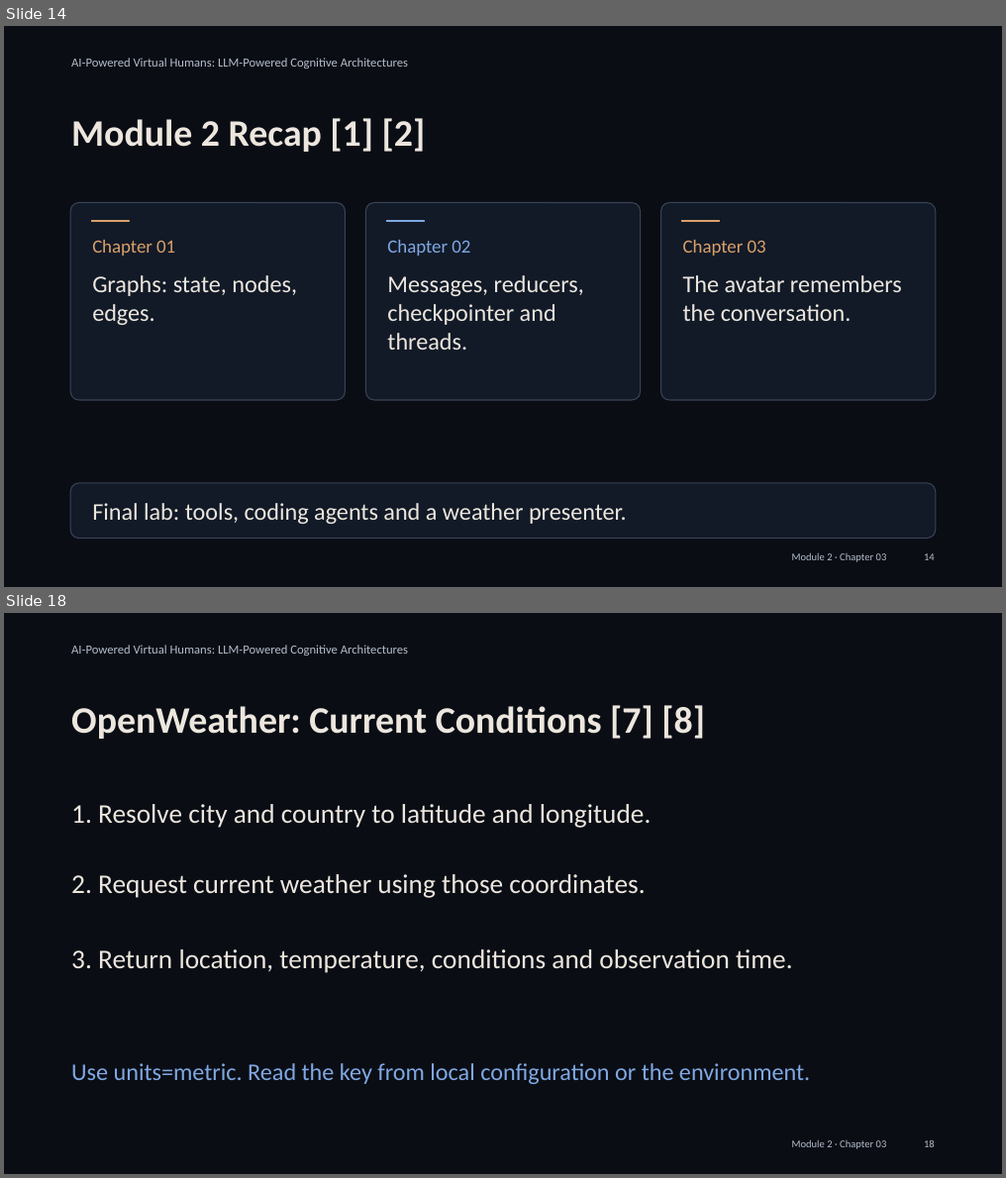
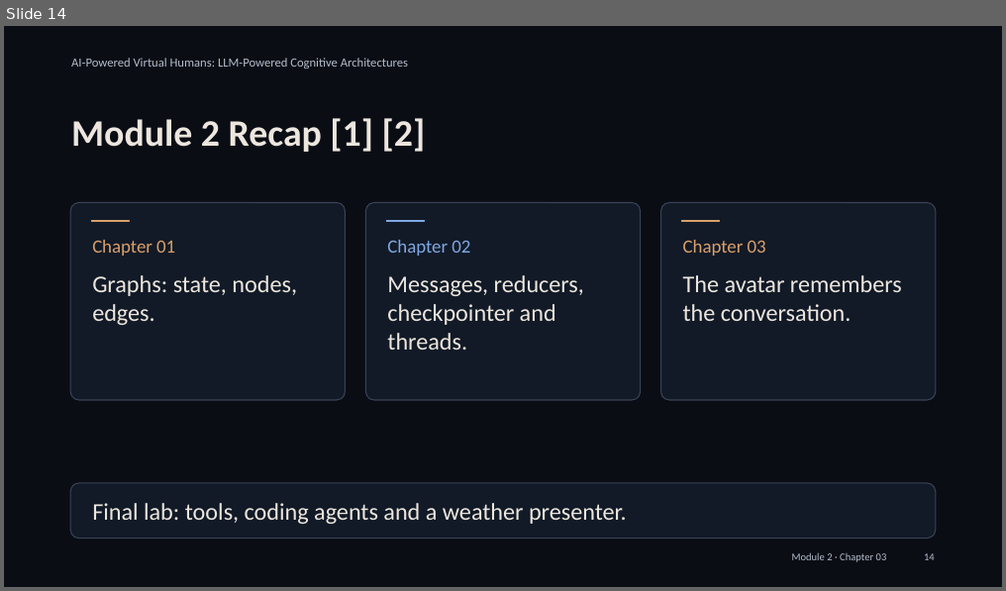
Before and after one commit to alessandropec/virtual-humans-cognitive-architectures, a slide deck: virtual_human_course/Module_2/Chapter_03/Slides/Module_2_Chapter_03_Integration_with_the_Virtual_Human.pptx. Shown one above the other, each under a label of ours: slides 14 and 18 before the commit, slide 14 after it; the slides between them are not shown. The pictures are 1006x1178 and 1006x591 pixels, drawn with LibreOffice and Linux fonts; fonts in the diff are those of the drawing. Boxes give left, top, right and bottom in pixels: in the first picture for what was removed or moved away, otherwise in the second. Text is boxed around its words. In the diff, an @@ line names an element or a change of style, - is before the commit and + after.

Commit message:
Simplify tool lesson and split coding-agent exercises into game, weather and whiteboard

```diff
--- a/virtual_human_course/Module_2/Chapter_03/Slides/Module_2_Chapter_03_Integration_with_the_Virtual_Human.pptx
+++ b/virtual_human_course/Module_2/Chapter_03/Slides/Module_2_Chapter_03_Integration_with_the_Virtual_Human.pptx
@@ slide 18 removed at [4,613,1002,1174], background #0A0D14 @@
@@ text removed at [71,645,408,656] @@
-AI-Powered Virtual Humans: LLM-Powered Cognitive Architectures
@@ text removed at [71,705,705,739] @@
-OpenWeather: Current Conditions [7] [8]
@@ text removed at [71,804,651,828] @@
-1. Resolve city and country to latitude and longitude.
@@ text removed at [71,874,645,898] @@
-2. Request current weather using those coordinates.
@@ text removed at [71,950,793,973] @@
-3. Return location, temperature, conditions and observation time.
@@ text removed at [71,1063,810,1084] @@
-Use units=metric. Read the key from local configuration or the environment.
@@ text removed at [792,1140,887,1150] @@
-Module 2 · Chapter 03
@@ text removed at [924,1141,935,1148] @@
-18
```
Also in this commit, not shown: 7 slides changed, 9 slides added, 7 other slides removed, 3 other files.
